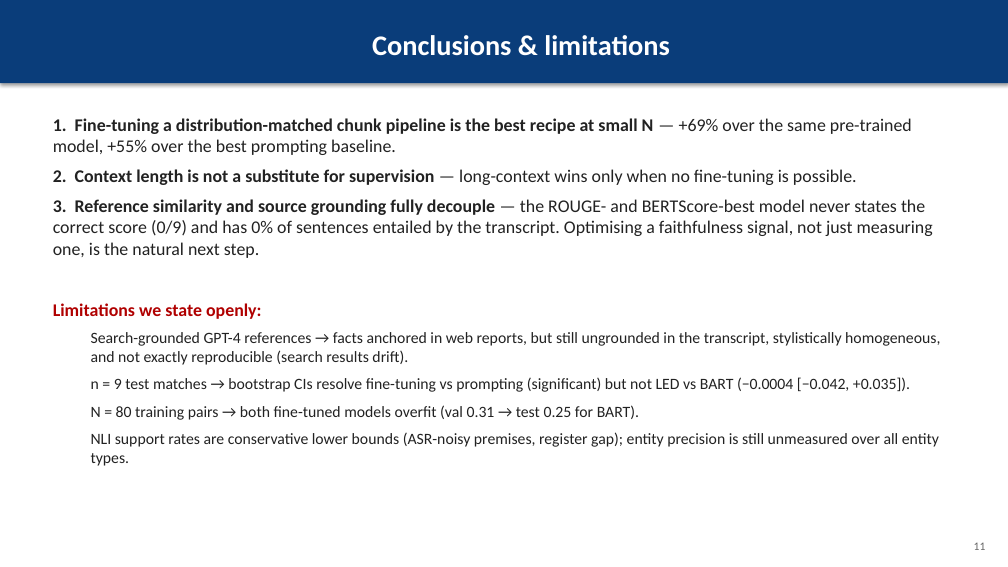
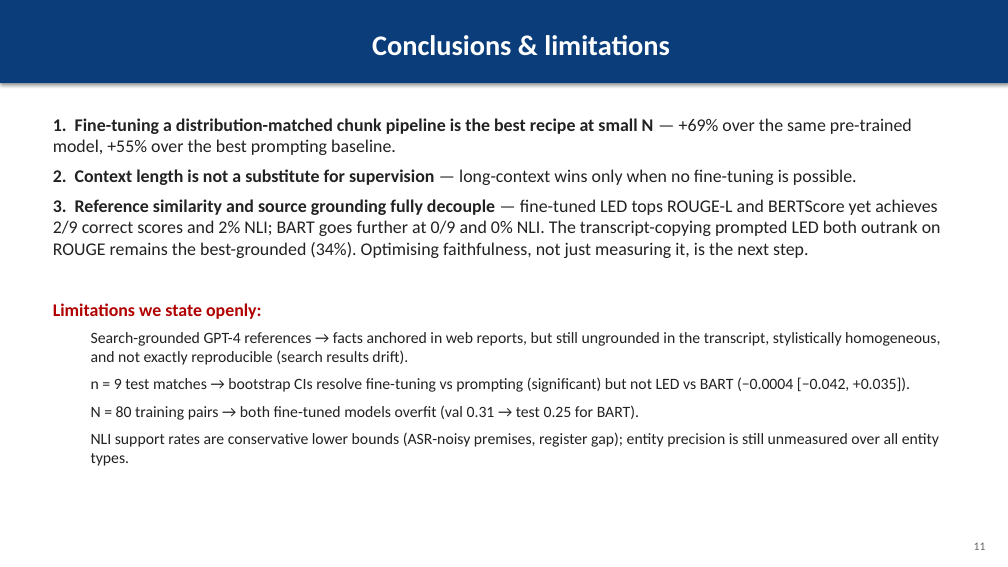
Before and after one commit to christiandalfarra/ANLP_Project, a slide deck: slide 11 of report/slides/ANLP_slides.pptx. Drawn at 1008x567 pixels with LibreOffice and Linux fonts; fonts in the diff are those of the drawing. Boxes give left, top, right and bottom in pixels: in the first picture for what was removed or moved away, otherwise in the second. Text is boxed around its words. In the diff, an @@ line names an element or a change of style, - is before the commit and + after.

```diff
--- a/report/slides/ANLP_slides.pptx
+++ b/report/slides/ANLP_slides.pptx
@@ text at [53, 199, 941, 258]: text changed @@
-3. Reference similarity and source grounding fully decouple — the ROUGE- and BERTScore-best model never states the correct score (0/9) and has 0% of sentences entailed by the transcript. Optimising a faithfulness signal, not just measuring one, is the natural next step.
+3. Reference similarity and source grounding fully decouple — fine-tuned LED tops ROUGE-L and BERTScore yet achieves 2/9 correct scores and 2% NLI; BART goes further at 0/9 and 0% NLI. The transcript-copying prompted LED both outrank on ROUGE remains the best-grounded (34%). Optimising faithfulness, not just measuring it, is the next step.
```
Also in this commit, not shown: 1 other slide changed, 5 other files.
